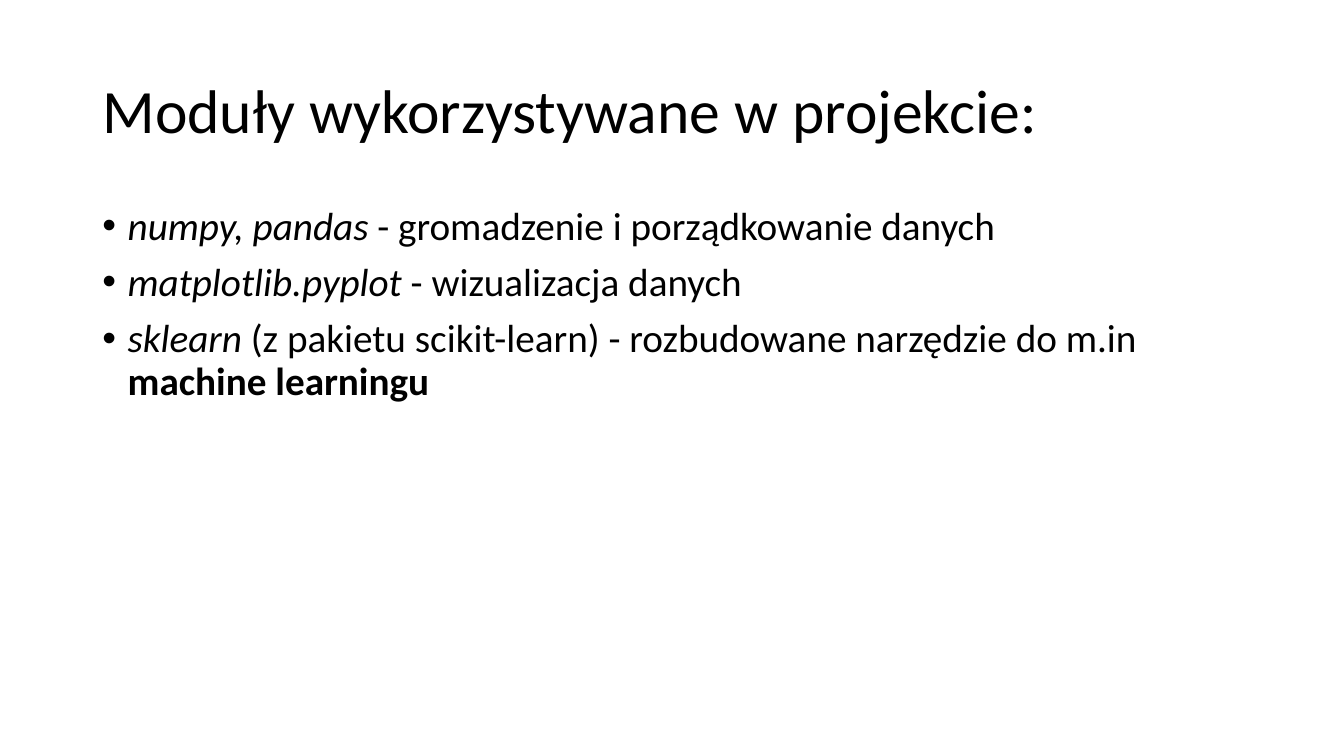
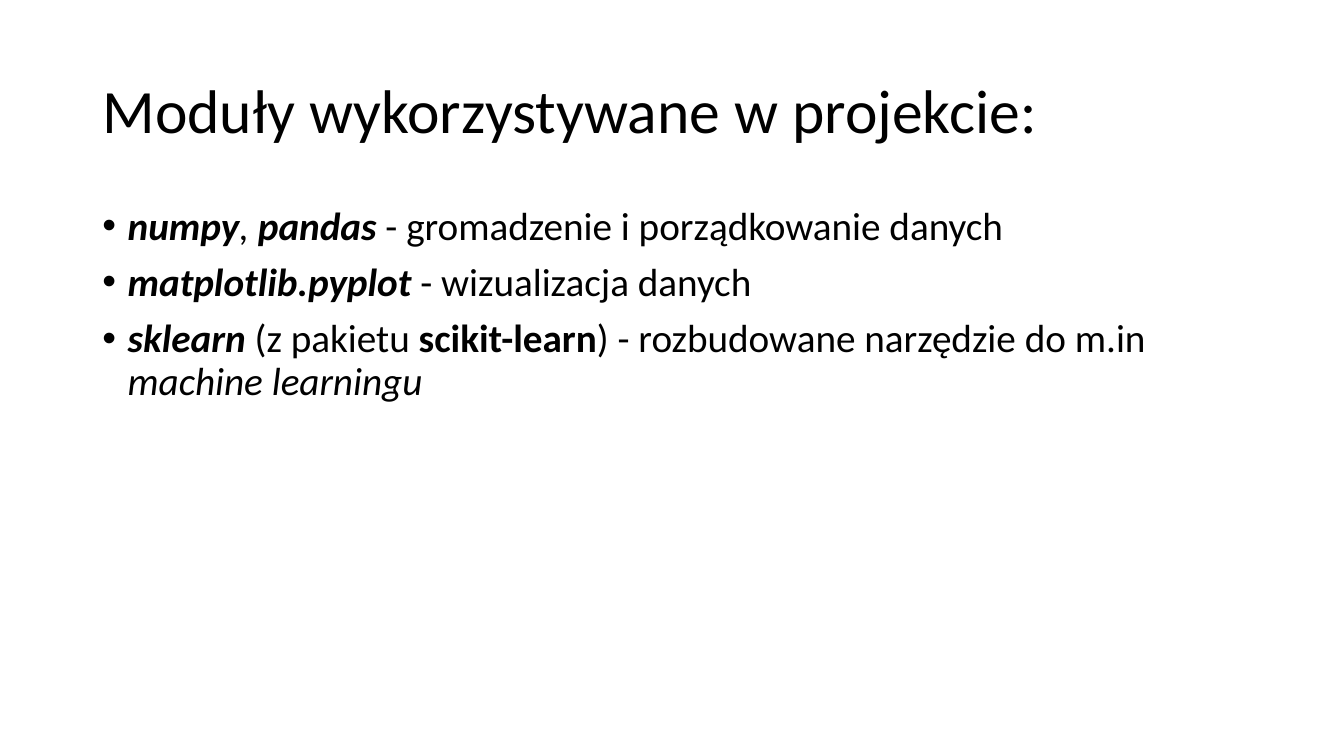
Before and after one commit to pgarwol/MovieRecommender, a slide deck: slide 4 of RekomendacjaFilmu.pptx (slide 5 before the commit). Drawn at 1344x756 pixels with LibreOffice and Linux fonts; fonts in the diff are those of the drawing. Boxes give left, top, right and bottom in pixels: in the first picture for what was removed or moved away, otherwise in the second. Text is boxed around its words. In the diff, an @@ line names an element or a change of style, - is before the commit and + after.

```diff
--- a/RekomendacjaFilmu.pptx
+++ b/RekomendacjaFilmu.pptx
@@ text "numpy, pandas - gromadzenie i ..." at <box>128,212,1146,402</box>: bold on in "numpy, pandas", "matplotlib.pyplot", "sklearn scikit-learn)"; bold off, italic on in "machine learningu" @@
```
Also in this commit, not shown: 7 other slides changed, 6 slides added, 7 slides removed.
